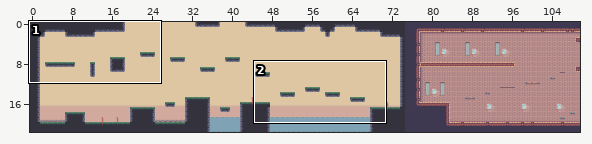
Tiled map -- assets/maps/game_map.tmx. Above: a wide view before the commit, with the close-up outlined.
Close-up. Before the commit:
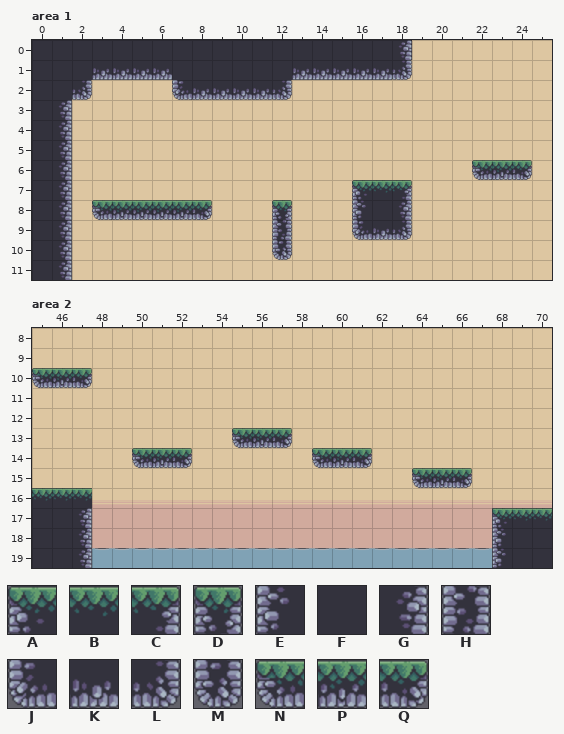
Cells are 80x80 px. Shown: area 1 x 0..25, y 0..11; area 2 x 45..70, y 8..19. The commit also changed other parts of the map, which this record leaves out.
Key: from "terrain": A 0, B 1, C 2, D 4, E 5, F 6, G 7, H 9, J 10, K 11, L 12, M 14, N 20, P 21, Q 22.
_ is an empty cell.
Layers that did not change in this view are not listed.
Layer "collision" before, area 1, first column x 0:
 0 __________________G_______
 1 ___KKKK______KKKKKL_______
 2 __L____JKKKKL_____________
 3 _G________________________
 4 _G________________________
 5 _G________________________
 6 _G____________________NPQ_
 7 _G______________ABC_______
 8 _G_NPPPPQ___D___EFG_______
 9 _G__________H___JKL_______
10 _G__________M_____________
11 _G________________________
Layer "collision" before, area 2, first column x 45:
 8 __________________________
 9 __________________________
10 NPQ_______________________
11 __________________________
12 __________________________
13 __________NPQ_____________
14 _____NPQ______NPQ_________
15 ___________________NPQ____
16 BBB_______________________
17 __G____________________ABB
18 __G____________________E__
19 __G____________________E__
The result:
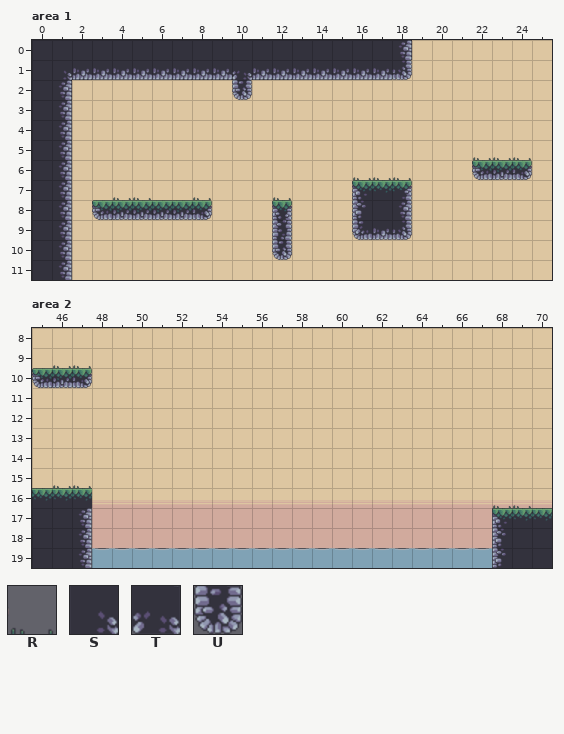
Further tiles: from "Front Palm Bottom and Grass (3": R 7; from "Terrain (32x32)": S 6, T 27, U 38.
Difference:
Layer "collision", area 1:
The edit adds tile G in row 2 at x 1.
The edit adds tile K in row 1 at x 2, 7 to 9 and 11 to 12.
The edit adds tile S in row 1 at x 1.
The edit adds tile T in row 1 at x 10.
Tile K gives way to tile U in row 2 at x 10.
The edit erases tile J in row 2 at x 7.
The edit erases tile K in row 2 at x 8 to 9 and 11.
The edit erases tile L in row 2 at x 2 and 12.
Layer "decor", area 1:
The edit adds tile R in row 5 at x 22 to 24; in row 6 at x 16 to 18; in row 7 at x 4 to 5, 8 and 12.
Layer "collision", area 2:
The edit erases tile N in row 13 at x 55; in row 14 at x 50 and 59; in row 15 at x 64.
The edit erases tile P in row 13 at x 56; in row 14 at x 51 and 60; in row 15 at x 65.
The edit erases tile Q in row 13 at x 57; in row 14 at x 52 and 61; in row 15 at x 66.
Layer "decor", area 2:
The edit adds tile R in row 9 at x 46 to 47; in row 15 at x 46 to 47; in row 16 at x 68 to 69.
